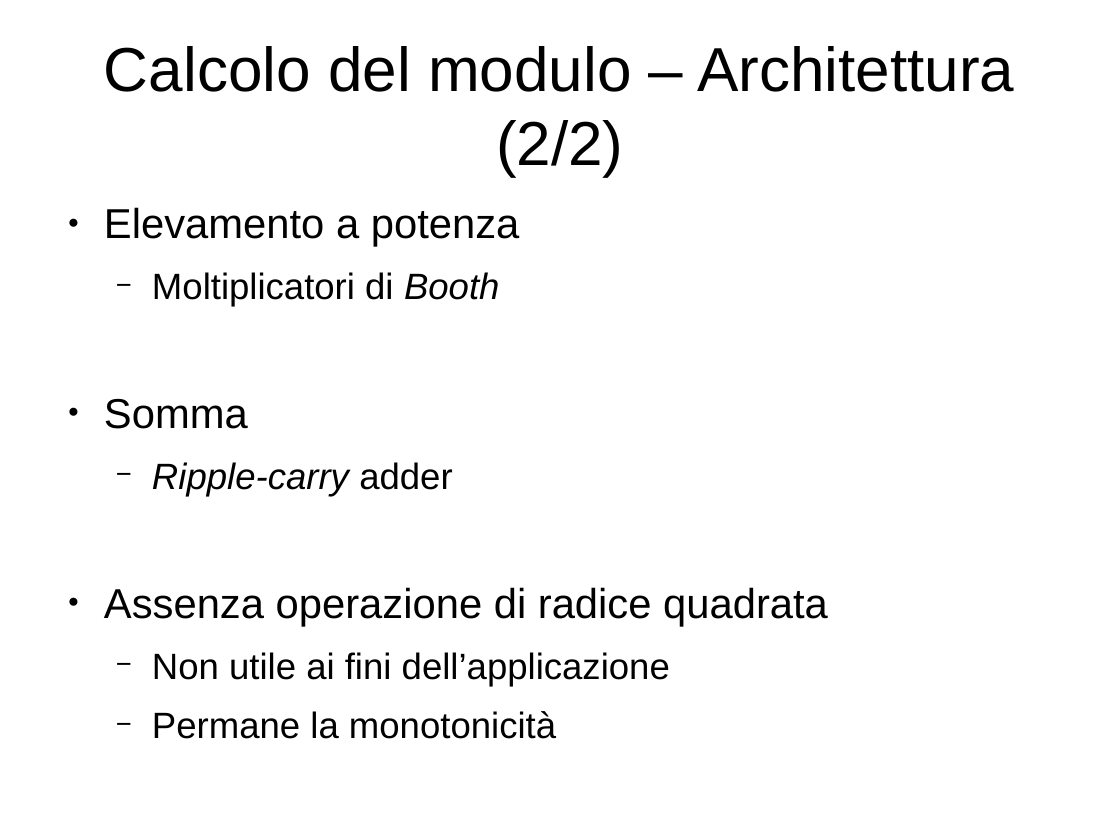
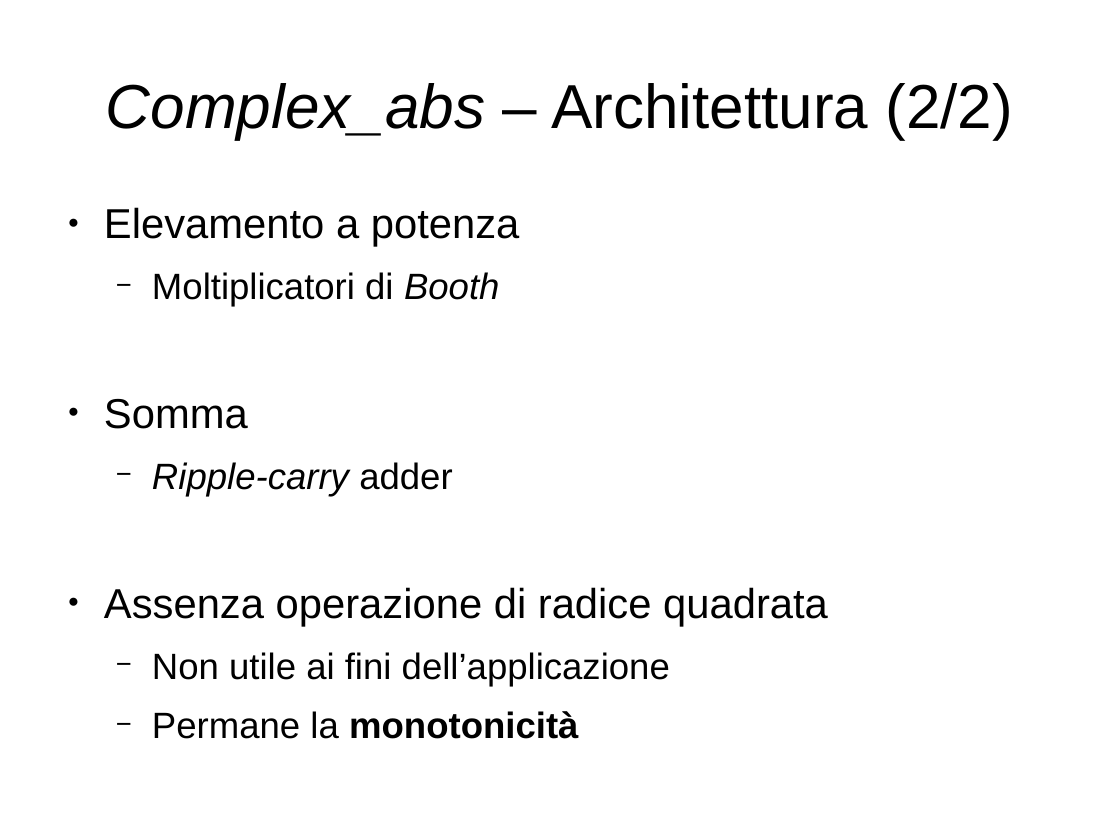
Before and after one commit to artic92/sistemi-embedded-task2, a slide deck: slide 11 of doc/presentazione.odp (slide 6 before the commit). Drawn at 1120x840 pixels with LibreOffice and Linux fonts; fonts in the diff are those of the drawing. Boxes give left, top, right and bottom in pixels: in the first picture for what was removed or moved away, otherwise in the second. Text is boxed around its words. In the diff, an @@ line names an element or a change of style, - is before the commit and + after.

```diff
--- a/doc/presentazione.odp
+++ b/doc/presentazione.odp
@@ title at bbox=[106, 83, 1014, 139]: text changed @@
-Calcolo del modulo – Architettura (2/2)
+Complex_abs – Architettura (2/2)
@@ text at bbox=[152, 711, 578, 739]: bold on in "monotonicità" @@
```
Also in this commit, not shown: 7 other slides changed, 7 slides added, 1 slide removed, 4 other files.
